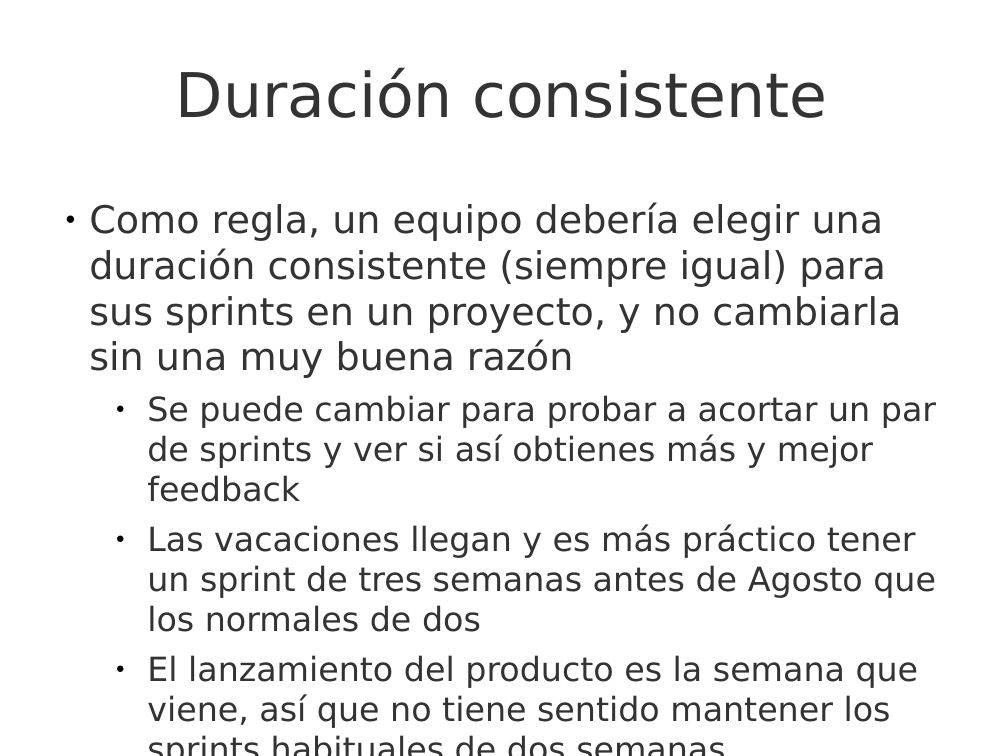
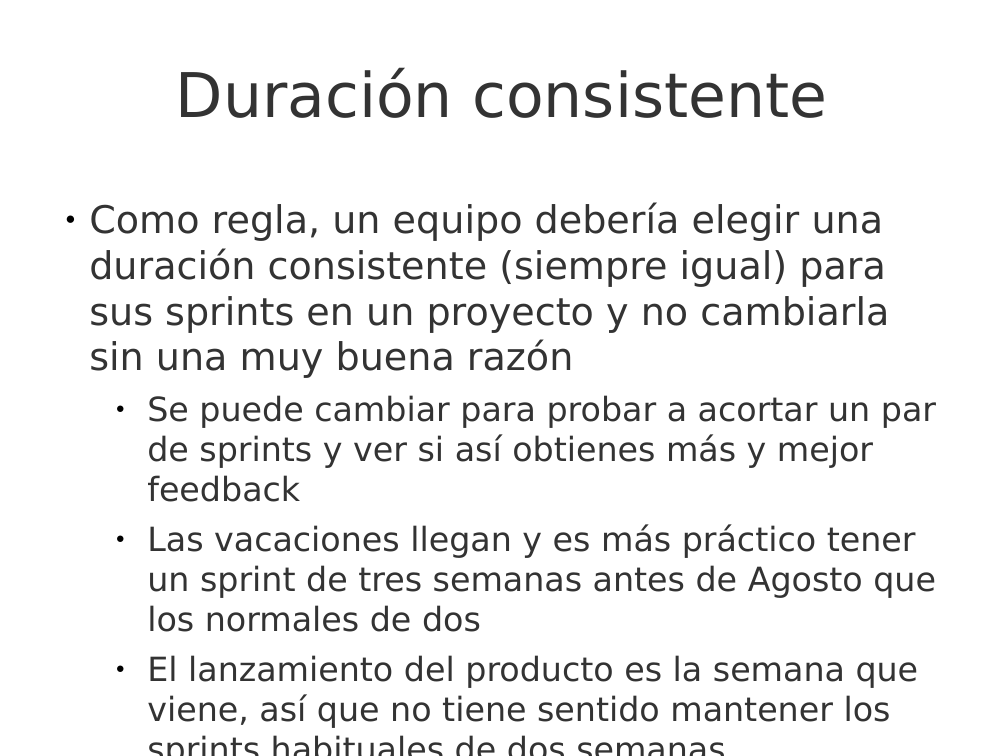
Before and after one commit to UNIZAR-30248-GeProSoft/scrum-slides, a slide deck: slide 13 of 7i_GPS-S03-Scrum-Sprints.odp. Drawn at 1008x756 pixels with LibreOffice and Linux fonts; fonts in the diff are those of the drawing; background and template pictures are left out. Boxes give left, top, right and bottom in pixels: in the first picture for what was removed or moved away, otherwise in the second. Text is boxed around its words. In the diff, an @@ line names an element or a change of style, - is before the commit and + after.

Commit message:
Pequeñas mejoras de formato al tema de sprints

```diff
--- a/7i_GPS-S03-Scrum-Sprints.odp
+++ b/7i_GPS-S03-Scrum-Sprints.odp
@@ text at box(89, 202, 889, 378): text changed @@
-● Como regla, un equipo debería elegir una duración consistente (siempre igual) para sus sprints en un proyecto, y no cambiarla sin una muy buena razón
+● Como regla, un equipo debería elegir una duración consistente (siempre igual) para sus sprints en un proyecto y no cambiarla sin una muy buena razón
```
Also in this commit, not shown: 10 other slides changed, 1 other file.
